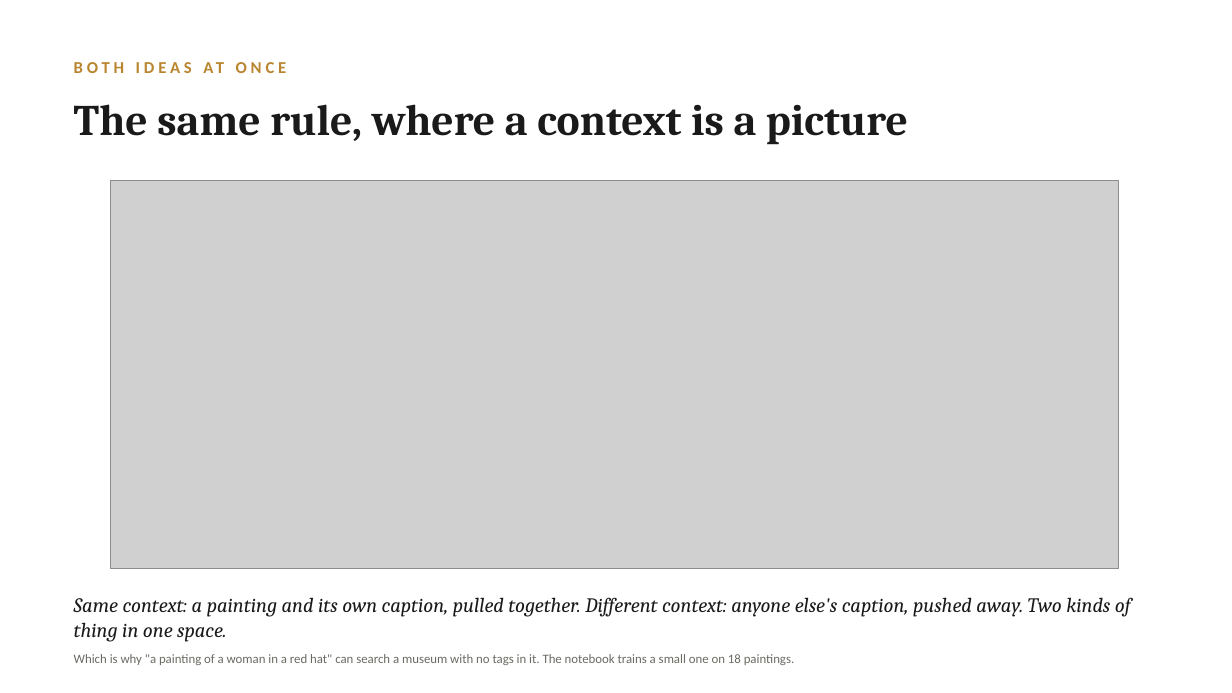
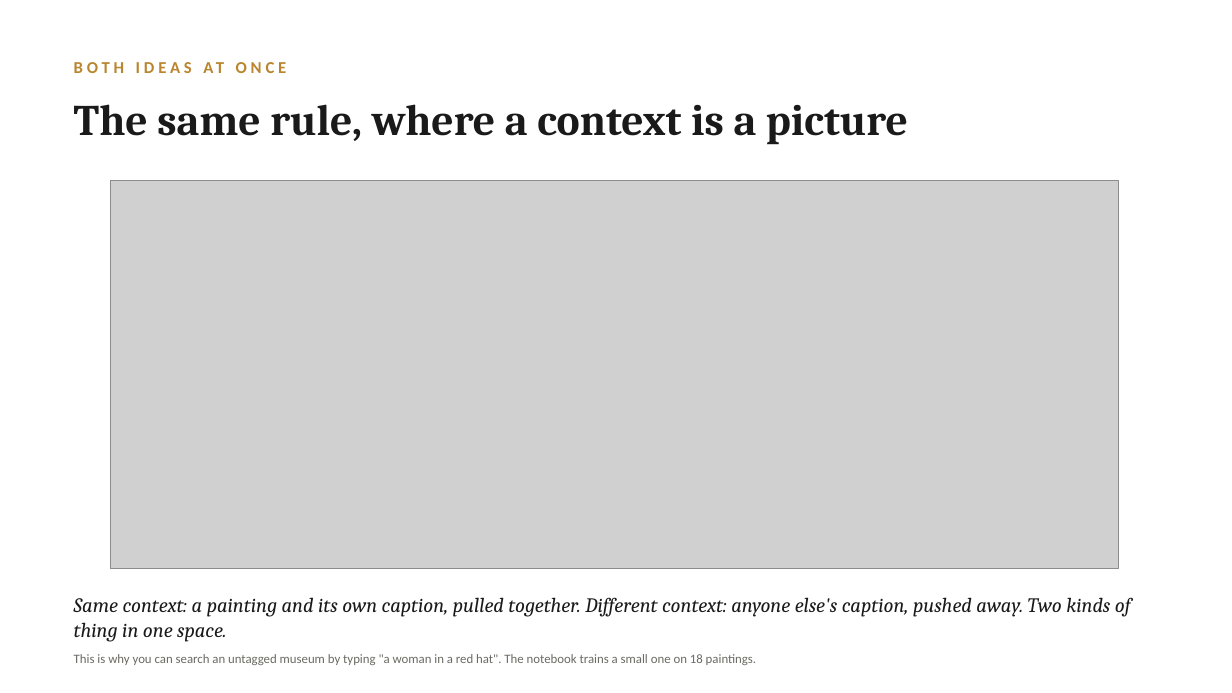
Before and after one commit to lucianli123/culture-as-data-2026, a slide deck: slide 23 of slides/week-04-lecture-draft.pptx. Drawn at 1232x693 pixels with LibreOffice and Linux fonts; fonts in the diff are those of the drawing; grey boxes stand for pictures. Boxes give left, top, right and bottom in pixels: in the first picture for what was removed or moved away, otherwise in the second. Text is boxed around its words. In the diff, an @@ line names an element or a change of style, - is before the commit and + after.

```diff
--- a/slides/week-04-lecture-draft.pptx
+++ b/slides/week-04-lecture-draft.pptx
@@ text at (74, 654, 756, 665): text changed @@
-Which is why "a painting of a woman in a red hat" can search a museum with no tags in it. The notebook trains a small one on 18 paintings.
+This is why you can search an untagged museum by typing "a woman in a red hat". The notebook trains a small one on 18 paintings.
```
Also in this commit, not shown: 9 other slides changed, 2 other files.
